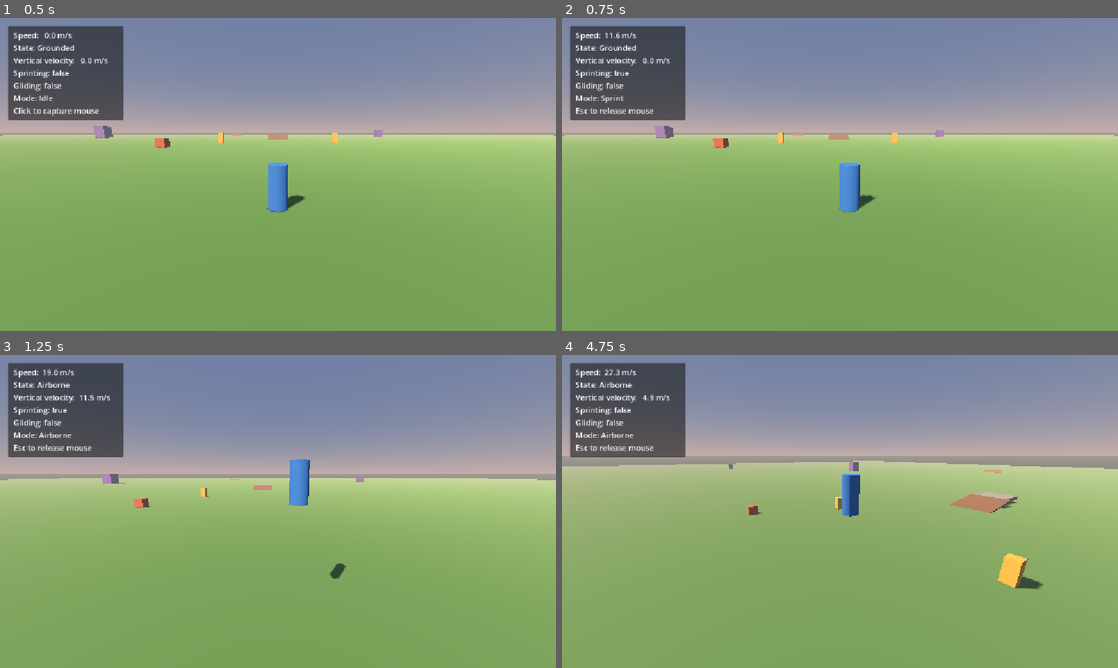
Above: before the commit, frames 1-4 (two rows, left to right).
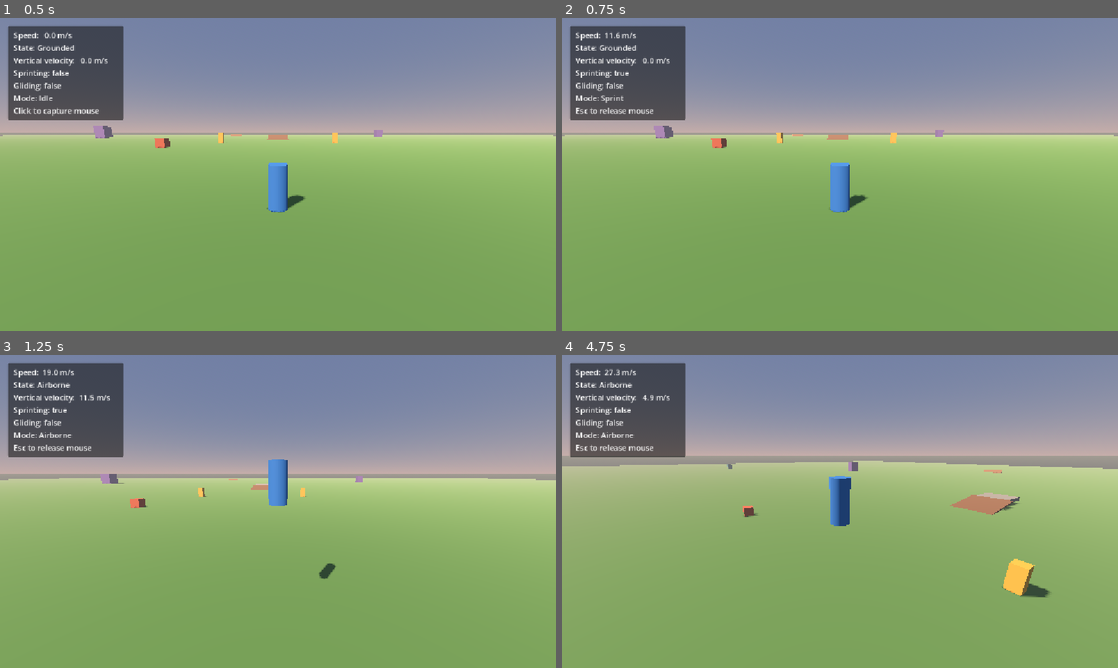
Above: after the commit, the same moments.

Repository: nimanimanima-rgb/DreamRunner
Game: Godot game, scene res://scenes/main.tscn
Same seed, same stepped clock (60 frames per second), same inputs: the game is played once before the commit and once after it.
Inputs (mouse positions are in pixels of both pictures, inside the frame that each line leads up to):
- Up to frame 1 (0.5 s): no input
- Up to frame 2 (0.75 s): tap Enter at 0.5 s; move the mouse to (962, 158) at 0.52 s; hold D (move_right) from 0.53 s (still down); hold Shift (sprint) from 0.53 s (still down); click (962, 158) at 0.67 s
- Up to frame 3 (1.25 s): keep holding D (move_right); keep holding Shift (sprint); tap Space (jump) at 0.77 s
- Up to frame 4 (4.75 s): move the mouse to (812, 511) at 1.27 s; release D (move_right) at 1.28 s; release Shift (sprint) at 1.28 s; hold W (move_forward) from 1.28 s (still down); tap Shift (sprint) at 1.35, 2.85, 4.35 s; click (812, 511) at 1.42 s; tap Space (jump) at 1.52, 3.02, 3.77, 4.52 s; move the mouse to (851, 505) at 2.02 s; hold Shift (sprint) 2.03-2.78 s; click (851, 505) at 2.17 s; move the mouse to (834, 517) at 2.77 s; click (834, 517) at 2.92 s; move the mouse to (878, 514) at 3.52 s; hold Shift (sprint) 3.53-4.28 s; click (878, 514) at 3.67 s; move the mouse to (795, 508) at 4.27 s; click (795, 508) at 4.42 s

Frame 1 is identical in both runs. In frame 2, 0.9% of the frame differs, in the area x 16-69%, y 34-63%; in frame 3, 1.3%; in frame 4, 1.6%, in the area x 10-98%, y 33-78%.

Commit message:
Add slope-aware movement and camera turn fix

Diff:
--- a/scripts/player_controller.gd
+++ b/scripts/player_controller.gd
@@ -11,6 +11,13 @@
 @export var gravity_multiplier: float = 1.35
 @export var maximum_fall_speed: float = 42.0
 
+@export_group("Slope Influence")
+@export_range(0.0, 1.0, 0.01) var uphill_speed_penalty: float = 0.18
+@export_range(0.0, 1.0, 0.01) var downhill_speed_boost: float = 0.25
+@export_range(0.0, 4.0, 0.1) var slope_influence_strength: float = 2.0
+@export var max_slope_speed_bonus: float = 6.0
+@export var max_slope_speed_penalty: float = 4.0
+
 @export_group("Glide")
 @export var glide_gravity_multiplier: float = 0.25
 @export var glide_fall_speed: float = 7.0
@@ -24,11 +31,11 @@
 @export var normal_fov: float = 78.0
 @export var sprint_fov: float = 84.0
 @export var fov_smoothing: float = 5.0
-@export var camera_follow_smoothing: float = 18.0
 @export var camera_vertical_smoothing: float = 7.0
 @export var camera_height: float = 1.4
 
 @onready var camera_pivot: Node3D = $CameraPivot
+@onready var spring_arm: SpringArm3D = $CameraPivot/SpringArm3D
 @onready var camera: Camera3D = $CameraPivot/SpringArm3D/Camera3D
 
 var gravity: float = ProjectSettings.get_setting("physics/3d/default_gravity")
@@ -54,6 +61,9 @@
 	target_yaw = yaw
 	camera_pivot.global_rotation = Vector3(pitch, yaw, 0.0)
 	camera.fov = normal_fov
+	# Never let the spring arm mistake the player capsule for scenery and
+	# collapse the camera during a fast orbit.
+	spring_arm.add_excluded_object(get_rid())
 	reset_physics_interpolation()
 	camera_pivot.reset_physics_interpolation()
 
@@ -76,6 +86,7 @@
 
 	if event is InputEventMouseMotion and Input.get_mouse_mode() == Input.MOUSE_MODE_CAPTURED:
 		target_yaw -= event.relative.x * mouse_sensitivity
+		target_yaw = wrapf(target_yaw, -PI, PI)
 		target_pitch -= event.relative.y * mouse_sensitivity
 		target_pitch = clamp(
 			target_pitch,
@@ -87,6 +98,7 @@
 func _process(delta: float) -> void:
 	var smoothing_weight := 1.0 - exp(-rotation_smoothing * delta)
 	yaw = lerp_angle(yaw, target_yaw, smoothing_weight)
+	yaw = wrapf(yaw, -PI, PI)
 	pitch = lerp_angle(pitch, target_pitch, smoothing_weight)
 	camera_pivot.global_rotation = Vector3(pitch, yaw, 0.0)
 
@@ -94,11 +106,12 @@
 	# physics position. This prevents fixed-tick stepping from shaking the camera.
 	var interpolated_player_position := get_global_transform_interpolated().origin
 	var camera_target := interpolated_player_position + Vector3.UP * camera_height
-	var follow_weight := 1.0 - exp(-camera_follow_smoothing * delta)
 	var vertical_weight := 1.0 - exp(-camera_vertical_smoothing * delta)
 	var camera_position := camera_pivot.global_position
-	camera_position.x = lerpf(camera_position.x, camera_target.x, follow_weight)
-	camera_position.z = lerpf(camera_position.z, camera_target.z, follow_weight)
+	# The interpolated target is already smooth. Exact horizontal tracking keeps
+	# the orbit centered during fast turns instead of sweeping through the player.
+	camera_position.x = camera_target.x
+	camera_position.z = camera_target.z
 	camera_position.y = lerpf(camera_position.y, camera_target.y, vertical_weight)
 	camera_pivot.global_position = camera_position
 
@@ -117,7 +130,9 @@
 
 	var horizontal_velocity := Vector3(velocity.x, 0.0, velocity.z)
 	var desired_speed := target_speed
-	if not is_on_floor():
+	if is_on_floor():
+		desired_speed += get_slope_speed_adjustment(move_dir, target_speed)
+	else:
 		desired_speed = maxf(desired_speed, horizontal_velocity.length())
 	var target_velocity := move_dir * desired_speed
 
@@ -146,6 +161,36 @@
 	move_and_slide()
 
 
+func get_slope_speed_adjustment(move_direction: Vector3, base_speed: float) -> float:
+	if not is_on_floor() or move_direction == Vector3.ZERO:
+		return 0.0
+
+	var floor_normal := get_floor_normal()
+	var downhill_vector := Vector3(floor_normal.x, 0.0, floor_normal.z)
+	var slope_steepness := downhill_vector.length()
+	if slope_steepness < 0.001:
+		return 0.0
+
+	var downhill_direction := downhill_vector / slope_steepness
+	var travel_alignment := move_direction.dot(downhill_direction)
+	var influence := clampf(
+		travel_alignment * slope_steepness * slope_influence_strength,
+		-1.0,
+		1.0
+	)
+
+	if influence > 0.0:
+		return minf(
+			base_speed * downhill_speed_boost * influence,
+			max_slope_speed_bonus
+		)
+
+	return -minf(
+		base_speed * uphill_speed_penalty * absf(influence),
+		max_slope_speed_penalty
+	)
+
+
 func is_gliding() -> bool:
 	return (
 		not is_on_floor()
